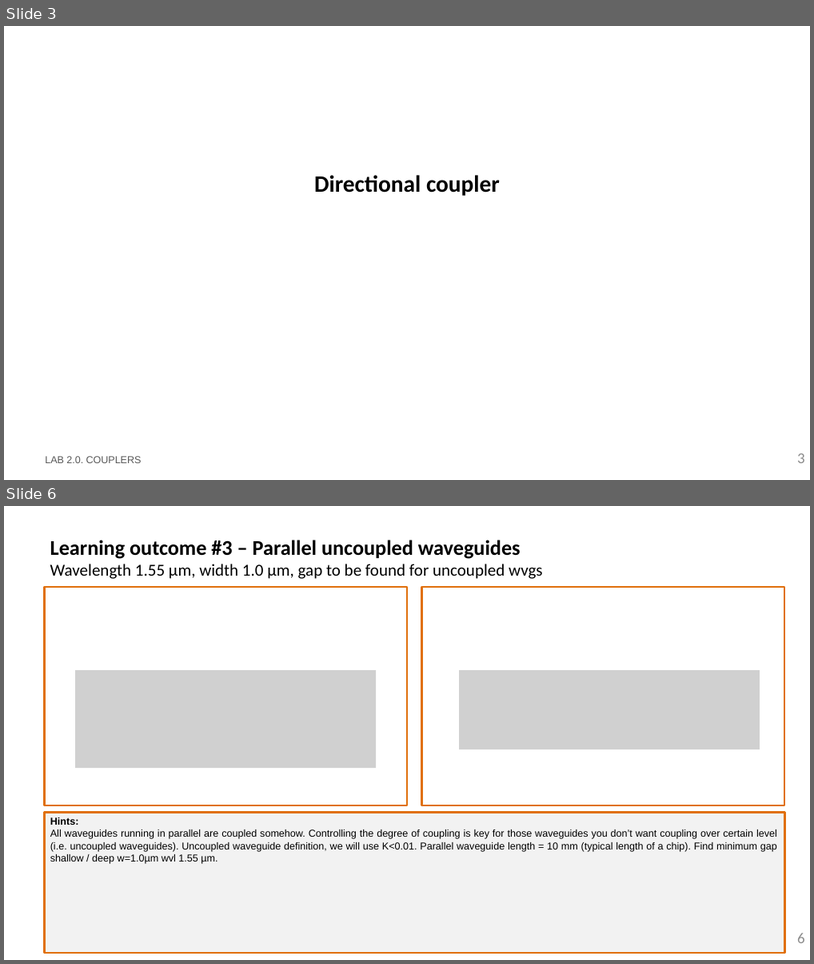
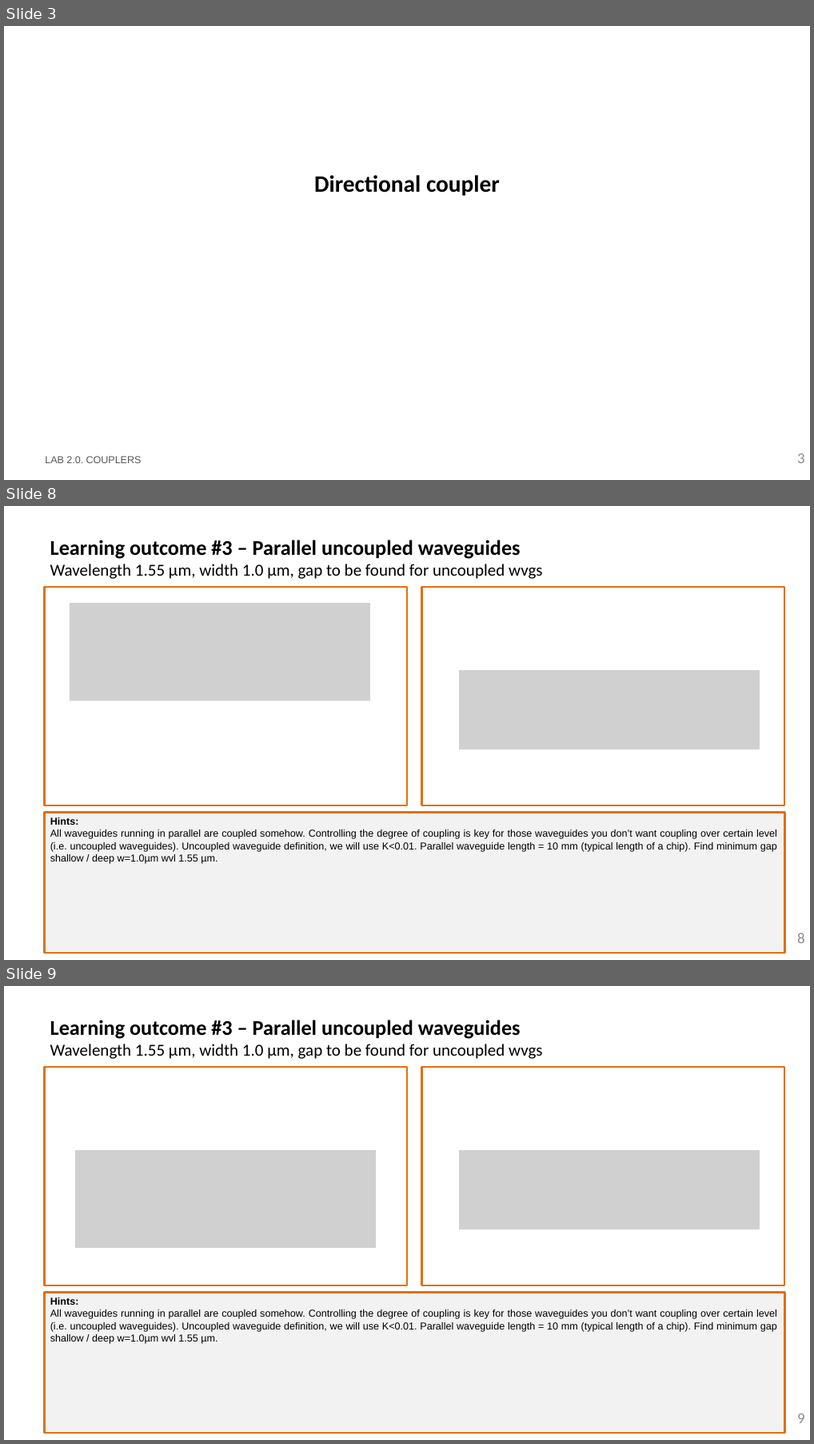
Before and after one commit to DavidGarcia1209/pic-upv-lab2, a slide deck: LabBook_20.pptx. Shown one above the other, each under a label of ours: slides 3 and 6 before the commit, slides 3, 8 and 9 after it; the slides between them are not shown. The pictures are 814x964 and 814x1444 pixels, drawn with LibreOffice and Linux fonts; fonts in the diff are those of the drawing; grey boxes stand for pictures; background and template pictures are left out. Boxes give left, top, right and bottom in pixels: in the first picture for what was removed or moved away, otherwise in the second. Text is boxed around its words. In the diff, an @@ line names an element or a change of style, - is before the commit and + after.

Commit message:
Cambios Coupler 09/03/2026

```diff
--- a/LabBook_20.pptx
+++ b/LabBook_20.pptx
@@ slide 8 added at (4,506,810,960), background #FFFFFF @@
@@ title added at (50,540,542,579), 20 pt, text #000000 @@
+Learning outcome #3 – Parallel uncoupled waveguides
+Wavelength 1.55 µm, width 1.0 µm, gap to be found for uncoupled wvgs
@@ rectangle added at (45,587,407,805), outline #E0700D 2.25 pt @@
@@ rectangle added at (422,587,785,805), outline #E0700D 2.25 pt @@
@@ picture added at (70,603,370,700) @@
@@ picture added at (459,670,760,749) @@
@@ rectangle added at (45,812,786,952), fill #F2F2F2, outline #E0700D 2.25 pt, 12 pt, text #000000 @@
+Hints:
+All waveguides running in parallel are coupled somehow. Controlling the degree of coupling is key for those waveguides you don’t want coupling over certain level (i.e. uncoupled waveguides). Uncoupled waveguide definition, we will use K<0.01. Parallel waveguide length = 10 mm (typical length of a chip). Find minimum gap shallow / deep w=1.0µm wvl 1.55 µm.
@@ text added at (45,935,64,945), 12 pt, text #585858 @@
+LAB 2.0. COUPLERS
@@ page number added at (798,932,806,943), 18 pt, text #8C8C8C @@
+8
@@ what was slide 6 is now slide 9 @@
@@ page number at (798,1413,806,1423): text changed @@
-6
+9
```
Also in this commit, not shown: 2 slides changed, 2 other slides added, 1 other file.
